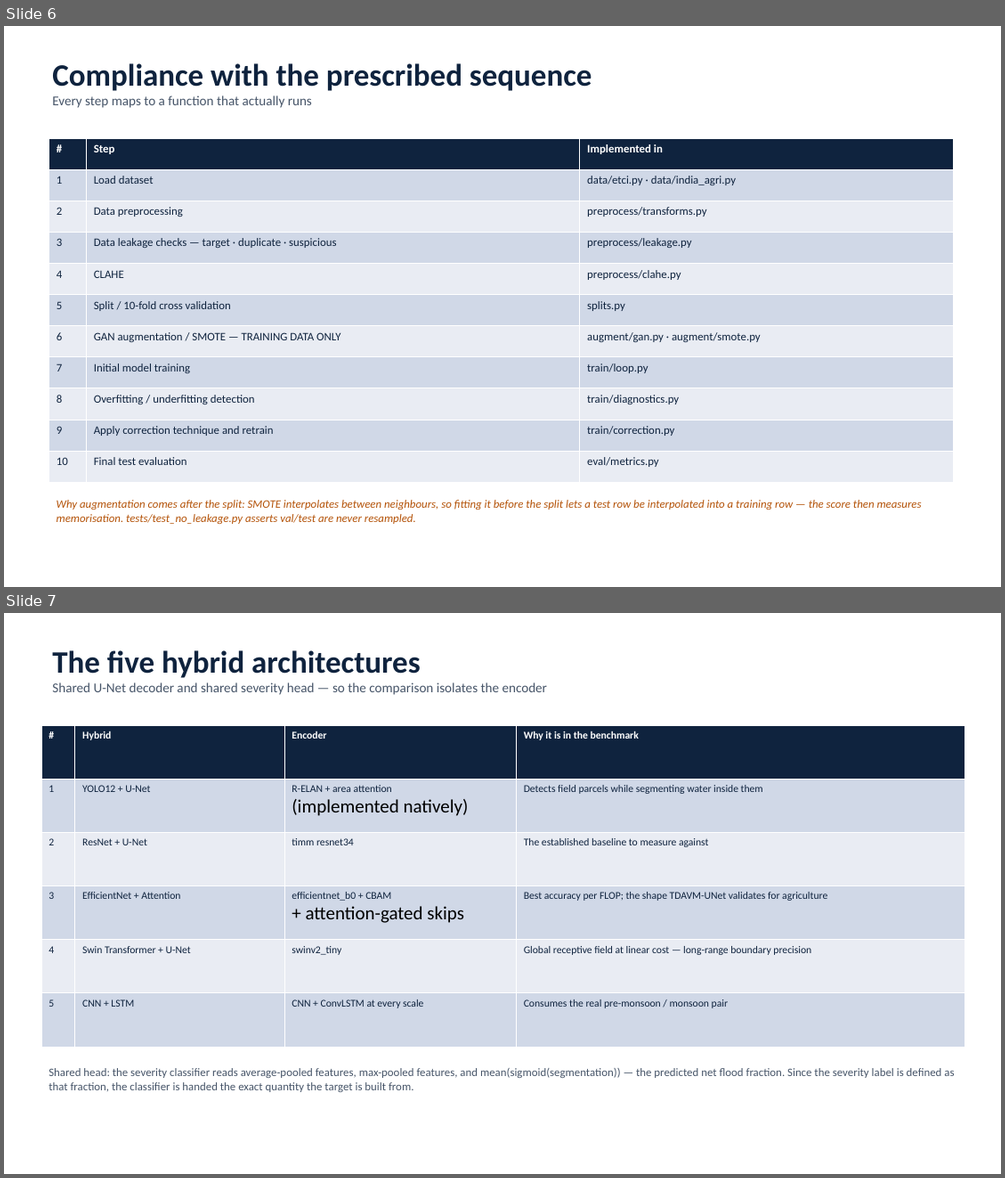
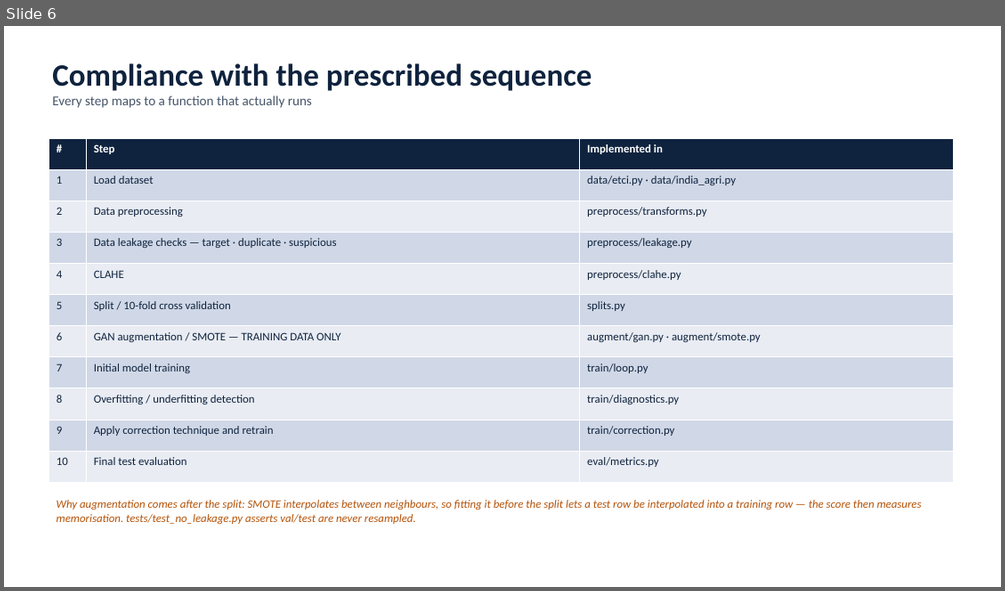
Before and after one commit to tejgokani/flood-crop-damage-ai, a slide deck: slides/Techathon_PS6.pptx. Shown one above the other, each under a label of ours: slides 6 and 7 before the commit, slide 6 after it. The pictures are 1005x1178 and 1005x591 pixels, drawn with LibreOffice and Linux fonts; fonts in the diff are those of the drawing. Boxes give left, top, right and bottom in pixels: in the first picture for what was removed or moved away, otherwise in the second. Text is boxed around its words. In the diff, an @@ line names an element or a change of style, - is before the commit and + after.

Commit message:
feat(report,slides): cross-validated results, merged across separately-run models
cv_report.load() now assembles from the per-model cv_<model>.json files, which are rewritten
after every fold. The two models do not cost the same per epoch -- CNN+LSTM runs at 146s/epoch
against YOLO12's 55s -- so matching their epoch budgets means running them with different
wall-clock caps, and a split run must be indistinguishable from a single one. It also means an
interrupted run still reports whatever completed.

Slide deck rebuilt around the cross-validated numbers, with a new slide making the central
point explicit: the problem was memorisation, not architecture, and the fix list deliberately
does not include 'train longer'.

```diff
--- a/slides/Techathon_PS6.pptx
+++ b/slides/Techathon_PS6.pptx
@@ slide 7 removed at bbox=[4, 613, 1001, 1174], background #FFFFFF @@
@@ text removed at bbox=[52, 650, 547, 695] @@
-The five hybrid architectures
-Shared U-Net decoder and shared severity head — so the comparison isolates the encoder
@@ table removed at bbox=[41, 725, 965, 1046], 6 rows, 4 columns @@
-# | Hybrid | Encoder | Why it is in the benchmark
-1 | YOLO12 + U-Net | R-ELAN + area attention / (implemented natively) | Detects field parcels while segmenting water inside them
-2 | ResNet + U-Net | timm resnet34 | The established baseline to measure against
-3 | EfficientNet + Attention | efficientnet_b0 + CBAM / + attention-gated skips | Best accuracy per FLOP; the shape TDAVM-UNet validates for agriculture
-4 | Swin Transformer + U-Net | swinv2_tiny | Global receptive field at linear cost — long-range boundary precision
-5 | CNN + LSTM | CNN + ConvLSTM at every scale | Consumes the real pre-monsoon / monsoon pair
@@ text removed at bbox=[48, 1068, 954, 1092] @@
-Shared head: the severity classifier reads average-pooled features, max-pooled features, and mean(sigmoid(segmentation)) — the predicted net flood fraction. Since the severity label is defined as that fraction, the classifier is handed the exact quantity the target is built from.
```
Also in this commit, not shown: 2 slides changed, 5 slides added, 1 other slide removed, 3 other files.
